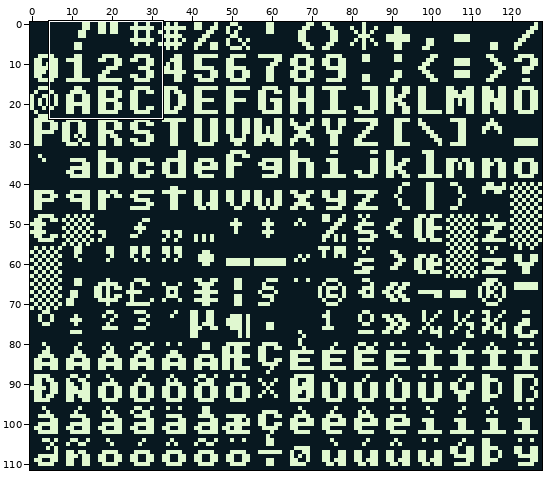
Sprite sheet, stored at Fonts/Thick Fonts/ascii_thick_inverted.png. Above, an overview of the earlier version with the close-up marked.
Close-up. Before the edit:
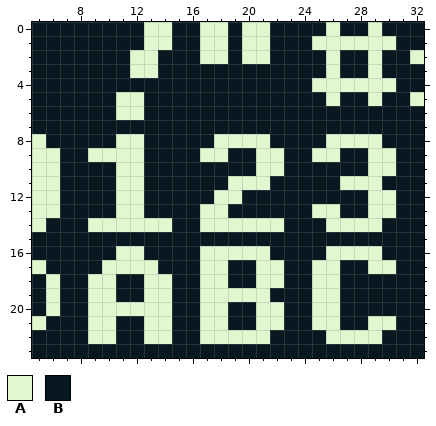
The file is 128x112 pixels. Shown: x 5..32, y 0..23. The commit also changed other parts of the picture, which this record leaves out.
Palette (. is transparent): A #e0f8d0  B #081820
Pixels before, first column x 5:
 0 BBBBBBBBAABBAABAABBBBABBABBB
 1 BBBBBBBBAABBAABAABBBAAAAAABB
 2 BBBBBBBAABBBAABAABBBBABBABBA
 3 BBBBBBBAABBBBBBBBBBBBABBABBB
 4 BBBBBBBBBBBBBBBBBBBBAAAAAABB
 5 BBBBBBAABBBBBBBBBBBBBABBABBA
 6 BBBBBBAABBBBBBBBBBBBBBBBBBBB
 7 BBBBBBBBBBBBBBBBBBBBBBBBBBBB
 8 ABBBBBAABBBBBAAAABBBBAAAABBB
 9 AABBAAAABBBBAABBAABBAABBAABB
10 AABBBBAABBBBBBBBAABBBBBBAABB
11 AABBBBAABBBBBBAAABBBBBAAABBB
12 AABBBBAABBBBBAABBBBBBBBBAABB
13 AABBBBAABBBBAABBBBBBAABBAABB
14 ABBBAAAAAABBAAAAAABBBAAAABBB
15 BBBBBBBBBBBBBBBBBBBBBBBBBBBB
16 BBBBBBAABBBBAAAAABBBBAAAABBB
17 ABBBBAAAABBBAABBAABBAABBAABB
18 BABBAABBAABBAABBAABBAABBBBBB
19 BABBAABBAABBAAAAABBBAABBBBBB
20 BABBAAAAAABBAABBAABBAABBBBBB
21 ABBBAABBAABBAABBAABBAABBAABB
22 BBBBAABBAABBAAAAABBBBAAAABBB
23 BBBBBBBBBBBBBBBBBBBBBBBBBBBB
The same view after the edit:
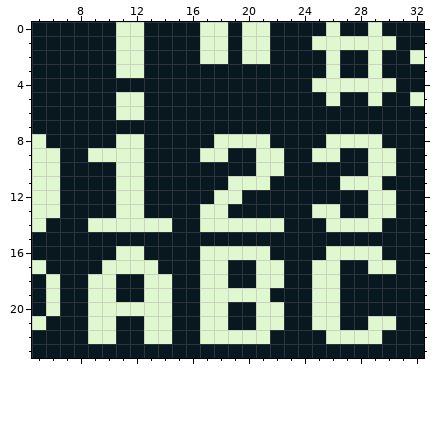
The exact change:
Changed rows in their new state; - is an unchanged pixel.
first column x 11:
 0 AABB
 1 AABB
 2 A-B-
 3 A-B-
Where, in picture pixels (left, top, right, bottom), the same in both close-ups:
changed: (116, 22, 172, 78)
